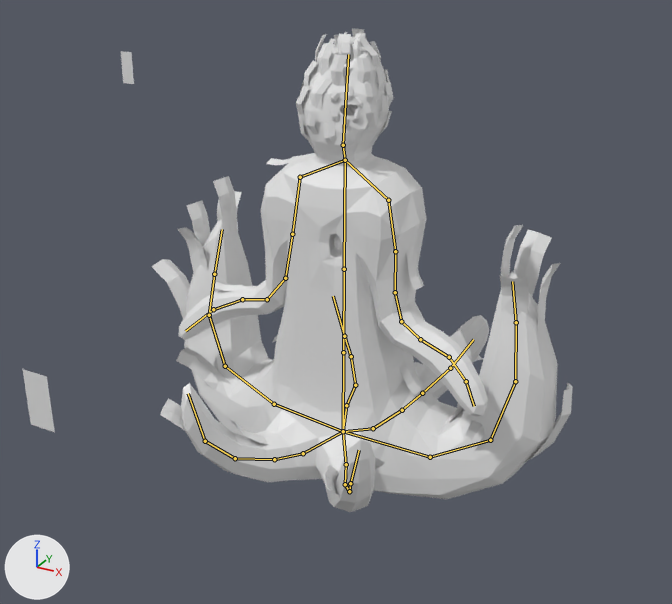
An edit to the Blender file salemstalker/Assets/3D/charatermodel/vine_tangler.blend, drawn before and after from the same camera.
Before and after are seen from a camera (50 mm lens) standing at (2.44, -4.53, 3.29) and looking at (0.23, -0.52, 1.28). The axes (+X, +Y, +Z) are drawn at lower left. The lights are the same throughout. The bones that bend it are drawn over the model as lines.
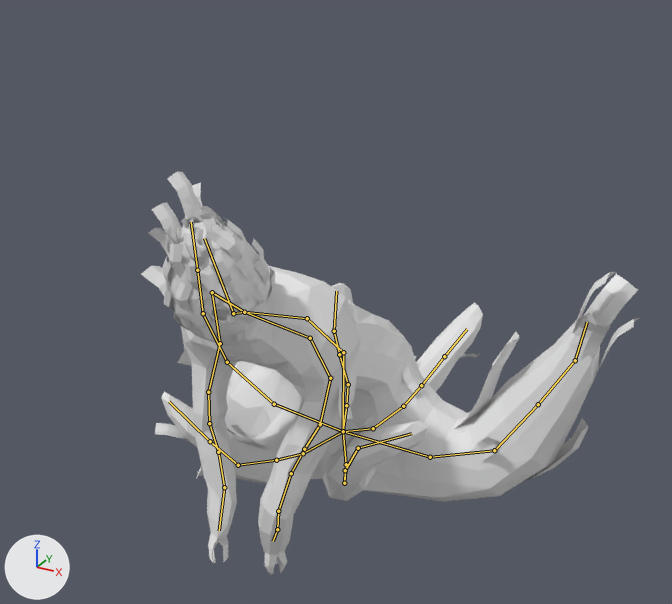
The newer file adds an action. The first version stands in its rest pose; the second is drawn at frame 30 of the action 'ArmatureAction.001'.

Location of each change, [x1, y1, x2, y2] in pixels of the pictures (672 x 604 px):
'Cube.002', posed (16% wider, 23% shorter)
    before: [179, 45, 557, 512]
    after: [161, 216, 600, 575]
'Plane.045', posed (18% wider, 9% shorter)
    before: [151, 155, 573, 495]
    after: [141, 171, 640, 480]
'leaf', posed (16% wider, 16% taller)
    before: [296, 29, 393, 146]
    after: [162, 206, 275, 342]
'Plane.056', no longer drawn
    before: [22, 369, 55, 432]
'Plane.030', no longer drawn
    before: [121, 51, 134, 84]
'Cube', posed (not visible afterwards)
    before: [334, 234, 342, 255]
bone 'Bone.001', root to tip
    before: (343, 352) to (344, 269)
    after: (343, 352) to (307, 318)
bone 'Bone.018', root to tip
    before: (344, 269) to (345, 160)
    after: (307, 318) to (244, 312)
bone 'Bone.027', root to tip
    before: (343, 145) to (348, 54)
    after: (233, 313) to (204, 238)
bone 'Bone.020', root to tip
    before: (388, 200) to (395, 251)
    after: (310, 338) to (330, 378)
bone 'Bone.021', root to tip
    before: (395, 251) to (395, 292)
    after: (330, 378) to (320, 424)
bone 'Bone.022', root to tip
    before: (395, 292) to (401, 321)
    after: (320, 424) to (304, 449)
bone 'Bone.023', root to tip
    before: (401, 321) to (420, 339)
    after: (304, 449) to (291, 473)
bone 'Bone.024', root to tip
    before: (420, 339) to (449, 357)
    after: (291, 473) to (278, 511)
bone 'Bone.025', root to tip
    before: (449, 357) to (466, 381)
    after: (278, 511) to (277, 529)
bone 'Bone.026', root to tip
    before: (466, 381) to (474, 406)
    after: (277, 529) to (273, 541)
bone 'Bone.044', root to tip
    before: (300, 177) to (292, 234)
    after: (212, 292) to (220, 343)
bone 'Bone.045', root to tip
    before: (292, 234) to (285, 278)
    after: (220, 343) to (208, 392)
bone 'Bone.046', root to tip
    before: (285, 278) to (267, 299)
    after: (208, 392) to (209, 423)
bone 'Bone.047', root to tip
    before: (267, 299) to (242, 299)
    after: (209, 423) to (218, 452)
bone 'Bone.048', root to tip
    before: (242, 299) to (213, 309)
    after: (218, 452) to (224, 487)
bone 'Bone.049', root to tip
    before: (213, 309) to (185, 331)
    after: (224, 487) to (219, 530)
bone 'Bone.004', root to tip
    before: (430, 457) to (490, 440)
    after: (430, 457) to (494, 450)
bone 'Bone.005', root to tip
    before: (490, 440) to (515, 381)
    after: (494, 450) to (538, 404)
bone 'Bone.006', root to tip
    before: (515, 381) to (516, 322)
    after: (538, 404) to (575, 360)
bone 'Bone.007', root to tip
    before: (516, 322) to (512, 281)
    after: (575, 360) to (587, 322)
bone 'Bone.009', root to tip
    before: (373, 428) to (402, 410)
    after: (373, 428) to (403, 406)
bone 'Bone.010', root to tip
    before: (402, 410) to (422, 393)
    after: (403, 406) to (421, 385)
bone 'Bone.012', root to tip
    before: (422, 393) to (450, 368)
    after: (421, 385) to (444, 356)
bone 'Bone.011', root to tip
    before: (450, 368) to (473, 339)
    after: (444, 356) to (467, 329)
bone 'Bone.014', root to tip
    before: (346, 464) to (345, 484)
    after: (346, 464) to (344, 483)
bone 'Bone.015', root to tip
    before: (345, 484) to (349, 491)
    after: (344, 483) to (345, 470)
bone 'Bone.016', root to tip
    before: (349, 491) to (350, 483)
    after: (345, 470) to (358, 448)
bone 'Bone.017', root to tip
    before: (350, 483) to (359, 450)
    after: (358, 448) to (411, 433)
bone 'Bone.029', root to tip
    before: (274, 404) to (225, 366)
    after: (274, 404) to (227, 362)
bone 'Bone.030', root to tip
    before: (225, 366) to (209, 315)
    after: (227, 362) to (203, 313)
bone 'Bone.031', root to tip
    before: (209, 315) to (214, 274)
    after: (203, 313) to (197, 270)
bone 'Bone.032', root to tip
    before: (214, 274) to (222, 229)
    after: (197, 270) to (191, 222)
bone 'Bone.034', root to tip
    before: (303, 453) to (274, 459)
    after: (303, 453) to (276, 460)
bone 'Bone.035', root to tip
    before: (274, 459) to (235, 458)
    after: (276, 460) to (238, 465)
bone 'Bone.036', root to tip
    before: (235, 458) to (205, 441)
    after: (238, 465) to (210, 441)
bone 'Bone.037', root to tip
    before: (205, 441) to (188, 393)
    after: (210, 441) to (169, 401)
bone 'Bone.039', root to tip
    before: (346, 405) to (355, 385)
    after: (346, 405) to (348, 384)
bone 'Bone.040', root to tip
    before: (355, 385) to (351, 356)
    after: (348, 384) to (339, 354)
bone 'Bone.041', root to tip
    before: (351, 356) to (344, 336)
    after: (339, 354) to (334, 331)
bone 'Bone.042', root to tip
    before: (344, 336) to (333, 296)
    after: (334, 331) to (336, 291)

The change in detail:
Bone 'Bone.001' (bone_bone_001) turns from (0, 0, 0) to (46, -3, 1) degrees about its own x, y and z.
Bone 'Bone.018' (bone_bone_018) turns from (0, 0, 0) to (20, 1, -2) degrees about its own x, y and z.
Bone 'Bone.027' (bone_bone_027) turns from (0, 0, 0) to (-36, 2, 3) degrees about its own x, y and z.
Bone 'Bone.020' (bone_bone_020) turns from (0, 0, 0) to (37, -6, 16) degrees about its own x, y and z.
Bone 'Bone.021' (bone_bone_021) turns from (0, 0, 0) to (43, -9, 18) degrees about its own x, y and z.
Bone 'Bone.022' (bone_bone_022) turns from (0, 0, 0) to (5, -6, -44) degrees about its own x, y and z.
Bone 'Bone.023' (bone_bone_023) turns from (0, 0, 0) to (15, 11, -35) degrees about its own x, y and z.
Bone 'Bone.024' (bone_bone_024) turns from (0, 0, 0) to (-3, -10, -5) degrees about its own x, y and z.
Bone 'Bone.025' (bone_bone_025) turns from (0, 0, 0) to (-38, 3, 7) degrees about its own x, y and z.
Bone 'Bone.026' (bone_bone_026) turns from (0, 0, 0) to (1, 9, 11) degrees about its own x, y and z.
Bone 'Bone.044' (bone_bone_044) turns from (0, 0, 0) to (43, -11, 7) degrees about its own x, y and z.
Bone 'Bone.045' (bone_bone_045) turns from (0, 0, 0) to (34, -1, 6) degrees about its own x, y and z.
Bone 'Bone.046' (bone_bone_046) turns from (0, 0, 0) to (-29, 13, 32) degrees about its own x, y and z.
Bone 'Bone.047' (bone_bone_047) turns from (0, 0, 0) to (-12, 29, 54) degrees about its own x, y and z.
Bone 'Bone.048' (bone_bone_048) turns from (0, 0, 0) to (4, 4, -22) degrees about its own x, y and z.
Bone 'Bone.049' (bone_bone_049) turns from (0, 0, 0) to (27, -17, -27) degrees about its own x, y and z.
Bone 'Bone.004' (bone_bone_004) turns from (0, 0, 0) to (-11, 2, 1) degrees about its own x, y and z.
Bone 'Bone.005' (bone_bone_005) turns from (0, 0, 0) to (-6, 0, 0) degrees about its own x, y and z.
Bone 'Bone.006' (bone_bone_006) turns from (0, 0, 0) to (-17, 0, 1) degrees about its own x, y and z.
Bone 'Bone.007' (bone_bone_007) turns from (0, 0, 0) to (15, 1, -1) degrees about its own x, y and z.
Bone 'Bone.009' (bone_bone_009) turns from (0, 0, 0) to (9, -8, -12) degrees about its own x, y and z.
Bone 'Bone.010' (bone_bone_010) turns from (0, 0, 0) to (-2, -12, 12) degrees about its own x, y and z.
Bone 'Bone.012' (bone_bone_012) turns from (0, 0, 0) to (-2, -2, 4) degrees about its own x, y and z.
Bone 'Bone.011' (bone_bone_011) turns from (0, 0, 0) to (-17, 7, 10) degrees about its own x, y and z.
Bone 'Bone.014' (bone_bone_014) turns from (0, 0, 0) to (3, -9, 0) degrees about its own x, y and z.
Bone 'Bone.015' (bone_bone_015) turns from (0, 0, 0) to (24, 13, 1) degrees about its own x, y and z.
Bone 'Bone.016' (bone_bone_016) turns from (0, 0, 0) to (-10, -20, 25) degrees about its own x, y and z.
Bone 'Bone.017' (bone_bone_017) turns from (0, 0, 0) to (-10, -7, 39) degrees about its own x, y and z.
Bone 'Bone.029' (bone_bone_029) turns from (0, 0, 0) to (6, 0, 1) degrees about its own x, y and z.
Bone 'Bone.030' (bone_bone_030) turns from (0, 0, 0) to (-14, 0, 3) degrees about its own x, y and z.
Bone 'Bone.031' (bone_bone_031) turns from (0, 0, 0) to (-9, -3, -3) degrees about its own x, y and z.
Bone 'Bone.032' (bone_bone_032) turns from (0, 0, 0) to (-1, 2, 2) degrees about its own x, y and z.
Bone 'Bone.034' (bone_bone_034) turns from (0, 0, 0) to (2, -1, 6) degrees about its own x, y and z.
Bone 'Bone.035' (bone_bone_035) turns from (0, 0, 0) to (-7, 6, 0) degrees about its own x, y and z.
Bone 'Bone.036' (bone_bone_036) turns from (0, 0, 0) to (10, 10, -8) degrees about its own x, y and z.
Bone 'Bone.037' (bone_bone_037) turns from (0, 0, 0) to (-27, 4, -16) degrees about its own x, y and z.
Bone 'Bone.039' (bone_bone_039) turns from (0, 0, 0) to (0, 0, 11) degrees about its own x, y and z.
Bone 'Bone.040' (bone_bone_040) turns from (0, 0, 0) to (7, 5, -1) degrees about its own x, y and z.
Bone 'Bone.041' (bone_bone_041) turns from (0, 0, 0) to (9, 4, -1) degrees about its own x, y and z.
Bone 'Bone.042' (bone_bone_042) turns from (0, 0, 0) to (15, 3, 2) degrees about its own x, y and z.
